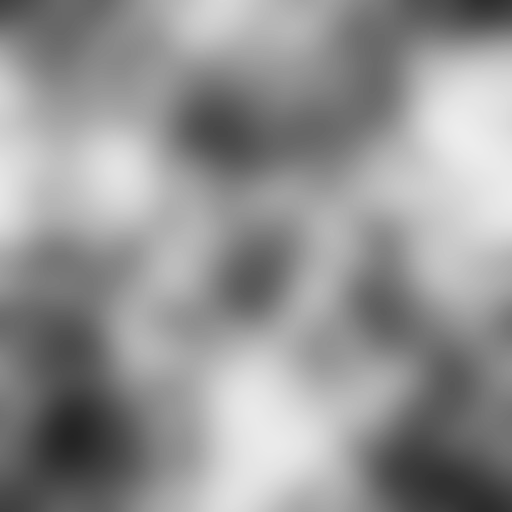
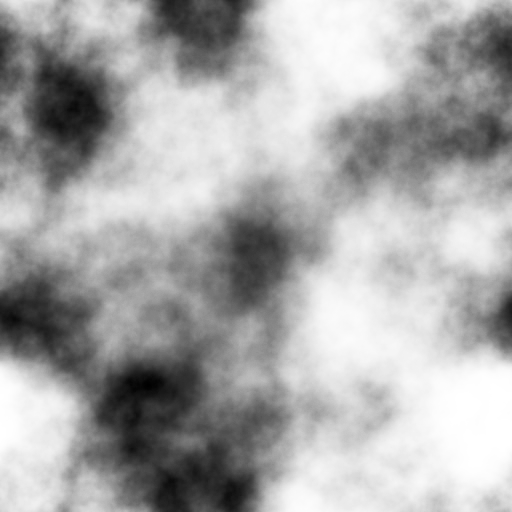
Comparing the layer stacks of the two 512px x 512px images. Changes:
added layer "Layer 1" above "Background" over [0, 0, 512, 512]
